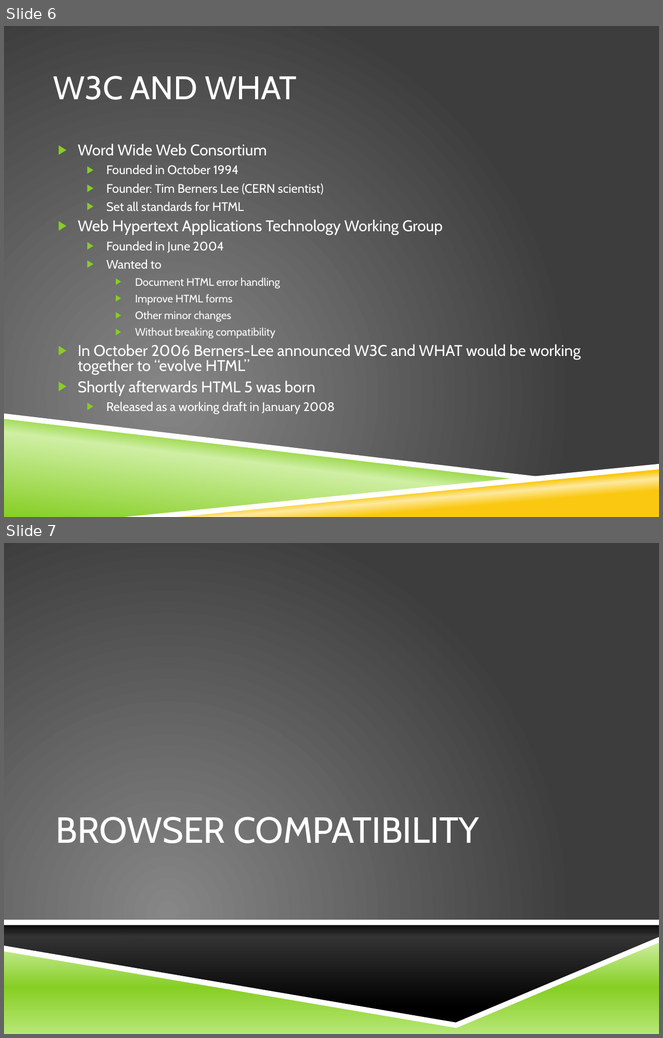
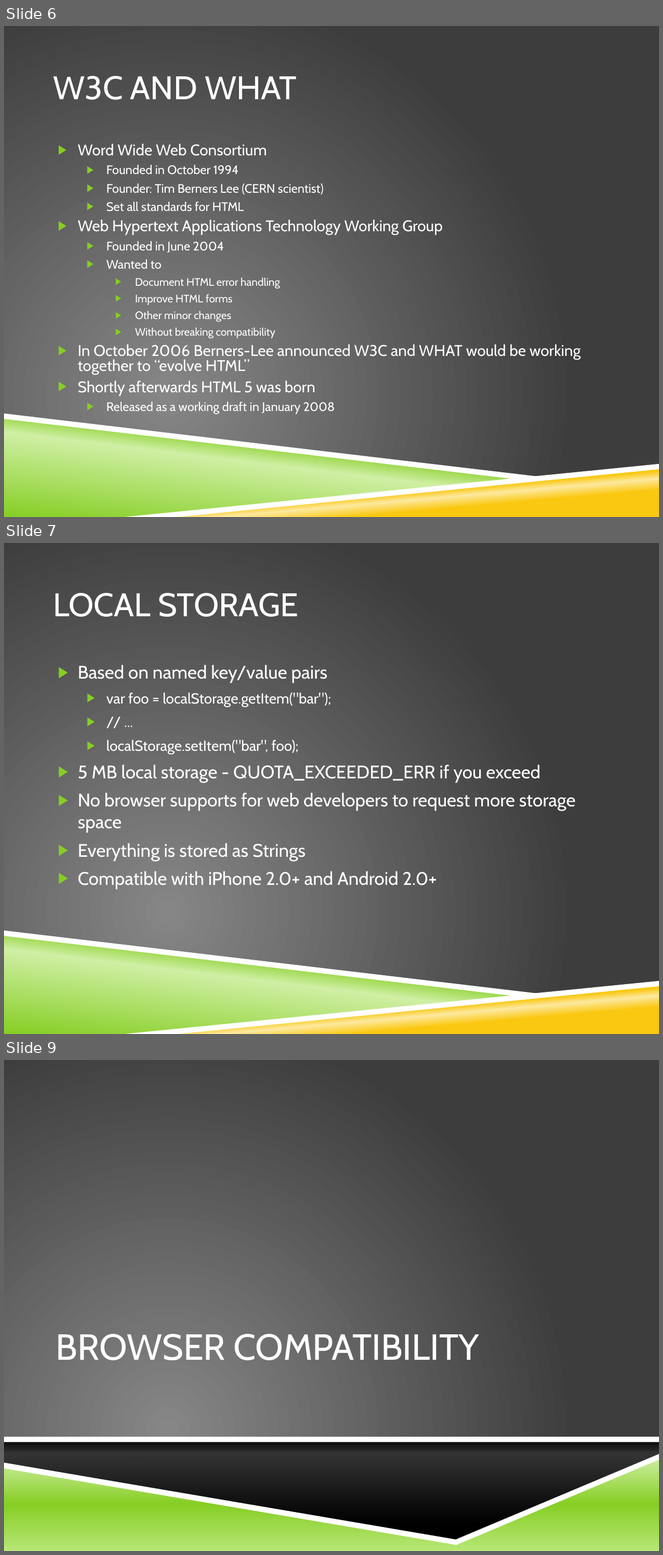
Before and after one commit to richardallred/523RPG, a slide deck: HTML 5.pptx. Shown one above the other, each under a label of ours: slides 6 and 7 before the commit, slides 6, 7 and 9 after it; the slides between them are not shown. The pictures are 663x1038 and 663x1555 pixels, drawn with LibreOffice and Linux fonts; fonts in the diff are those of the drawing; background and template pictures are left out. Boxes give left, top, right and bottom in pixels: in the first picture for what was removed or moved away, otherwise in the second. Text is boxed around its words. In the diff, an @@ line names an element or a change of style, - is before the commit and + after.

Commit message:
added slides for local storage and offline applications

```diff
--- a/HTML 5.pptx
+++ b/HTML 5.pptx
@@ slide 7 added at [4, 543, 659, 1034], background picture (left out); not listed: 4 template elements that a slide beside it also shows @@
@@ title added at [53, 593, 299, 617], 36 pt, text #FFFFFF @@
+LOCAL STORAGE
@@ text added at [78, 665, 576, 890], 20 pt, text #FFFFFF @@
+▶ Based on named key/value pairs
+  ▶ var foo = localStorage.getItem("bar");
+  ▶ // ...
+  ▶ localStorage.setItem("bar", foo);
+▶ 5 MB local storage - QUOTA_EXCEEDED_ERR if you exceed
+▶ No browser supports for web developers to request more storage space
+▶ Everything is stored as Strings
+▶ Compatible with iPhone 2.0+ and Android 2.0+
@@ what was slide 7 is now slide 9 @@
```
Also in this commit, not shown: 1 other slide added.
